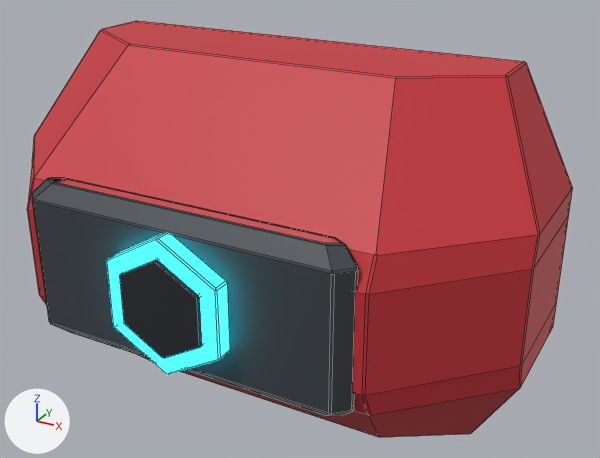
A saved change to the FBX model Assets/Resources/ClamshellMeshes/HandBack_Set10_Aegis.fbx.
Before and after are seen from a camera (50 mm lens) standing at (0.218, -0.407, 0.188) and looking at (0.024, -0.054, 0.011). Arrows for +X, +Y and +Z are at lower left; the lights stay in place. The first picture is the older version. Mesh edges are drawn as thin lines. Where no turn or scale is listed for an object, it has been applied to the vertices. Vertices at exactly the same position are counted once.

The first picture shows 'HandBack_Set10_Aegis'.
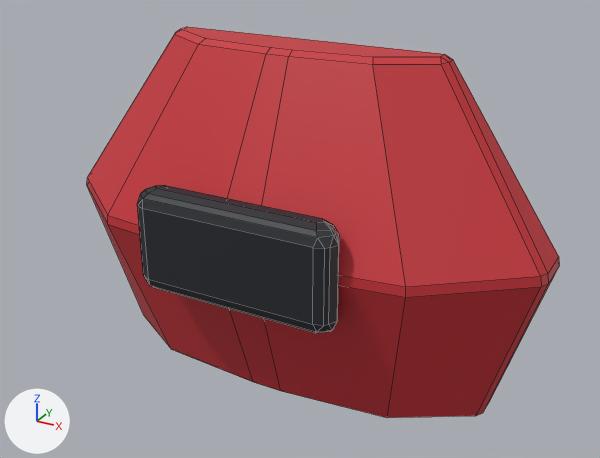
Pixel boxes (x1, y1, x2, y2) of what changed, in the pictures (600 x 458 px):
'HandBack_Set10_Aegis', reshaped (14% narrower): before (27, 21, 573, 437); after (87, 27, 559, 418)
part 1 of me_handback_set10_aegis_001, rebuilt (14% narrower): before (27, 21, 573, 437); after (87, 27, 559, 418)
part 2 of me_handback_set10_aegis_001, added (black): after (137, 185, 339, 333)
part 3 of me_handback_set10_aegis_001, deleted: before (32, 178, 358, 416)
part 4 of me_handback_set10_aegis_001, deleted (cyan): before (107, 232, 230, 374)
part 5 of me_handback_set10_aegis_001, deleted (black): before (119, 259, 203, 358)

What the commit changed:
me_handback_set10_aegis_001 is used by ob_handback_set10_aegis; location (0.0, 0.0, 0.0).
me_handback_set10_aegis_001 had 236 vertices, 240 faces and spanned x -0.15..0.15, y -0.145..0.0, z -0.1..0.1.
me_handback_set10_aegis_001 now has 146 vertices, 149 faces and spans x -0.149..0.149, y -0.09..0.0, z -0.1..0.1.
me_handback_set10_aegis_001 part 1: the loose piece of 84 vertices spanning x -0.15..0.15, y -0.127..0.0, z -0.1..0.1 is rebuilt with 62 vertices and now spans x -0.149..0.149, y -0.083..0.0, z -0.1..0.1.
me_handback_set10_aegis_001 part 2: a new loose piece of 84 vertices spanning x -0.06..0.06, y -0.09..-0.072, z -0.03..0.03, in mat_dark (black #23272d).
me_handback_set10_aegis_001 part 3: the loose piece of 80 vertices spanning x -0.091..0.091, y -0.134..-0.118, z -0.043..0.043 is deleted.
me_handback_set10_aegis_001 part 4: the loose piece of 36 vertices spanning x -0.031..0.031, y -0.143..-0.133, z -0.036..0.036 is deleted.
me_handback_set10_aegis_001 part 5: the loose piece of 36 vertices spanning x -0.022..0.022, y -0.145..-0.133, z -0.026..0.026 is deleted.
me_handback_set10_aegis_001 no longer uses material mat_frame (dark grey #3a3f45).
me_handback_set10_aegis_001 no longer uses material mat_glow (cyan #27e5ff, glowing cyan #27e5ff).
